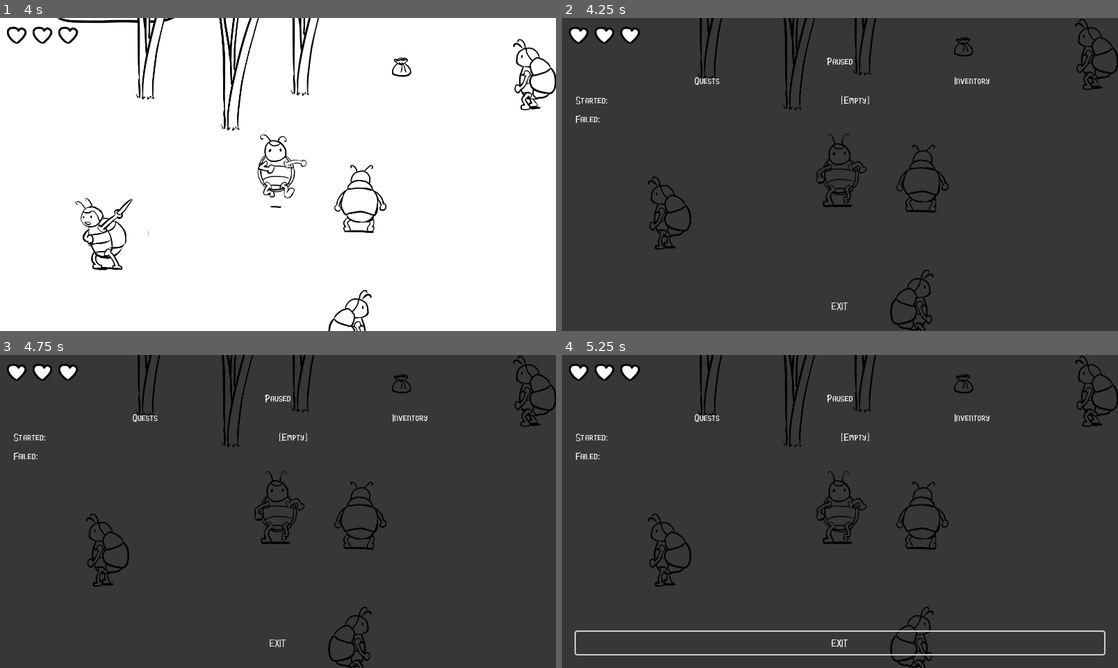
Above: before the commit, frames 1-4 (two rows, left to right).
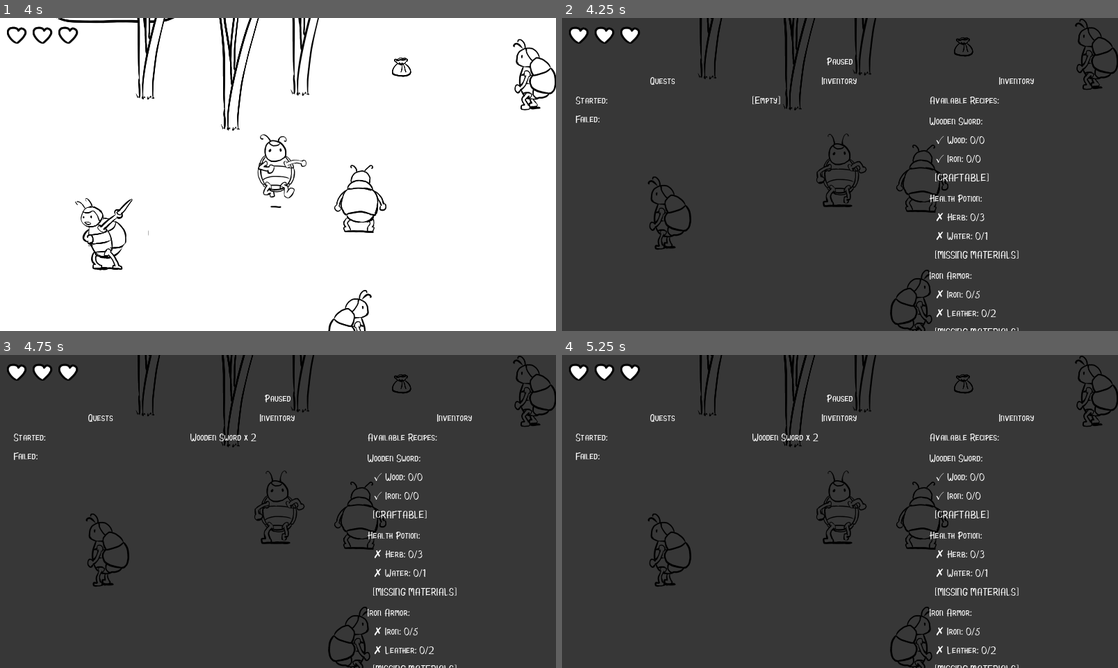
Above: after the commit, the same moments.

Repository: AlexandraMihalevschi/Game_TM_3
Game: Godot game, scene res://scenes/levels/outside2.tscn
The game is run twice, just before and just after one commit, with the same random seed, the same clock (stepped at 60 frames per second) and the same inputs. This scene is started directly instead of the project's main scene.
Inputs:
- Up to frame 1 (4 s): tap Enter at 0.5 s; hold Up (move_up) 0.53-2.03 s; tap C at 0.6, 1.55, 2.3, 3.05, 3.6 s; tap Ctrl (attack) at 1.35 s; hold E (interact) 2.03-2.78 s; hold Left (move_left) 2.03-3.53 s; tap Space (roll) at 2.85 s; hold Down (move_down) from 3.53 s (still down)
- Up to frame 2 (4.25 s): keep holding Down (move_down); tap Escape (pause) at 4.15 s
- Up to frame 3 (4.75 s): release Down (move_down) at 4.28 s; hold Right (move_right) from 4.28 s (still down); tap C at 4.35 s
- Up to frame 4 (5.25 s): tap Space (roll) at 5 s; release Right (move_right) at 5.03 s; hold Up (move_up) from 5.03 s (still down); tap Ctrl (attack) at 5.1 s

Frame 1 is identical in both runs. In frame 2, 1.8% of the frame differs, in the area x 15-85%, y 18-100%; in frame 3, 1.8%; in frame 4, 2.7%, in the area x 2-98%, y 18-100%.

Commit message:
implement the crafting logic and random loot from enemies

Diff:
--- a/scenes/characters/Enemy.gd
+++ b/scenes/characters/Enemy.gd
@@ -129,7 +129,21 @@
 	var despawn_particles = despawn_fx.instantiate()
 	get_parent().add_child(despawn_particles)
 	despawn_particles.global_position = global_position
-	if has_node("item_spawner"):
-		get_node("item_spawner").spawn()
+	var count = randi() % 5
+	if count == 0:
+		if has_node("item_spawner"):
+			get_node("item_spawner").spawn()
+	elif count == 1:
+		if has_node("item_spawner5"):
+			get_node("item_spawner5").spawn()
+	elif count == 2:
+		if has_node("item_spawner2"):
+			get_node("item_spawner2").spawn()
+	elif count == 3:
+		if has_node("item_spawner3"):
+			get_node("item_spawner3").spawn()
+	else:
+		if has_node("item_spawner4"):
+			get_node("item_spawner4").spawn()
 	queue_free()
 	pass
--- a/scenes/characters/Enemy.tscn
+++ b/scenes/characters/Enemy.tscn
@@ -1220,7 +1220,23 @@
 shape = SubResource("18")
 
 [node name="item_spawner" parent="." instance=ExtResource("3")]
-item_type = "Bandit Head"
+item_type = "Wood"
+amount = 3
+
+[node name="item_spawner2" parent="." instance=ExtResource("3")]
+item_type = "Iron"
+amount = 3
+
+[node name="item_spawner3" parent="." instance=ExtResource("3")]
+item_type = "Herb"
+
+[node name="item_spawner4" parent="." instance=ExtResource("3")]
+item_type = "Water"
+amount = 3
+
+[node name="item_spawner5" parent="." instance=ExtResource("3")]
+item_type = "Leather"
+amount = 3
 
 [connection signal="timeout" from="state_changer" to="." method="_on_state_changer_timeout"]
 [connection signal="area_entered" from="hurtbox" to="." method="_on_hurtbox_area_entered" flags=3]
--- a/scenes/misc/Stats.gd
+++ b/scenes/misc/Stats.gd
@@ -1,11 +1,19 @@
 extends PanelContainer
 
 var enabled = false
+
+# Crafting recipes
+var crafting_recipes = {
+	"Wooden Sword": {"Wood": 0, "Iron": 0},
+	"Health Potion": {"Herb": 3, "Water": 1},
+	"Iron Armor": {"Iron": 5, "Leather": 2},
+}
 
 func _ready():
 	Globals.save_game()
 	get_tree().set_auto_accept_quit(false)
 	hide()
+	print("Crafting system initialized")  # Debug
 
 func _input(event):
 	if event.is_action_pressed("pause"):
@@ -14,36 +22,134 @@
 		get_tree().paused = enabled
 		if enabled:
 			grab_focus()
-			_update_quest_listing()
-			_update_item_listing()
+			update_all_displays()
+			print("Menu opened")  # Debug
 
-func _update_quest_listing():
-	var text = ""
-	text += "Started:\n"
+	# Explicit check for C key (not just "craft" action)
+	if enabled and (event.is_action_pressed("craft") or (event is InputEventKey and event.keycode == KEY_C)):
+		print("C key pressed")  # Debug
+		attempt_crafting()
+
+func update_all_displays():
+	update_quest_listing()
+	update_item_listing()
+	update_crafting_listing()
+
+func attempt_crafting():
+	print("Attempting to craft...")  # Debug
+	var craftable_item = get_first_craftable_item()
+
+	if craftable_item:
+		print("Found craftable item: ", craftable_item)  # Debug
+		craft_item(craftable_item)
+	else:
+		print("No craftable items found")  # Debug
+		# Print inventory for debugging
+		print("Current inventory: ", Inventory.list())
+		# Print required materials for debugging
+		for recipe in crafting_recipes:
+			print("Recipe ", recipe, " requires: ", crafting_recipes[recipe])
+
+
+func update_quest_listing():
+	var text = "Started:\n"
 	for quest in Quest.list(Quest.STATUS.STARTED):
 		text += "  %s\n" % quest
 	text += "Failed:\n"
 	for quest in Quest.list(Quest.STATUS.FAILED):
 		text += "  %s\n" % quest
+	$VBoxContainer/HBoxContainer/Quests/Details.text = text
 
-	$VBoxContainer/HBoxContainer/Quests/Details.text = text
-	pass
-
-func _update_item_listing():
+func update_item_listing():
 	var text = ""
 	var inventory = Inventory.list()
+
 	if inventory.is_empty():
-		text += "[Empty]"
-	for item in inventory:
-		text += "%s x %s\n" % [item, inventory[item]]
+		text = "[Empty]"
+	else:
+		for item in inventory:
+			text += "%s x %s\n" % [item, inventory[item]]
+
 	$VBoxContainer/HBoxContainer/Inventory/Details.text = text
-	pass
+
+func update_crafting_listing():
+	var text = "Available Recipes:\n\n"
+	var inventory = Inventory.list()
+
+	for recipe_name in crafting_recipes:
+		var recipe = crafting_recipes[recipe_name]
+		var can_craft = true
+		var recipe_text = recipe_name + ":\n"
+
+		# Check materials
+		for material in recipe:
+			var required = recipe[material]
+			var available = inventory.get(material, 0)
+
+			if available >= required:
+				recipe_text += "  ✓ %s: %d/%d\n" % [material, available, required]
+			else:
+				recipe_text += "  ✗ %s: %d/%d\n" % [material, available, required]
+				can_craft = false
+
+		recipe_text += "  [CRAFTABLE]\n" if can_craft else "  [MISSING MATERIALS]\n"
+		text += recipe_text + "\n"
+
+	$VBoxContainer/HBoxContainer/Crafting/Details.text = text
 
 
+func craft_item(item_name: String):
+	print("Trying to craft: ", item_name)  # Debug
+	if not crafting_recipes.has(item_name):
+		print("Error: Recipe not found")
+		return false
 
-func _on_Exit_pressed():
+	var recipe = crafting_recipes[item_name]
+	print("Recipe requirements: ", recipe)  # Debug
+
+	# Verify materials
+	for material in recipe:
+		var available = Inventory.list().get(material, 0)
+		print("Checking ", material, ": have ", available, " need ", recipe[material])  # Debug
+		if available < recipe[material]:
+			print("Craft failed: Not enough ", material)
+			return false
+
+	# Remove materials
+	for material in recipe:
+		Inventory.remove_item(material, recipe[material])
+		print("Removed ", recipe[material], " ", material)  # Debug
+
+	# Add crafted item
+	Inventory.add_item(item_name, 1)
+	print("Added 1 ", item_name)  # Debug
+
+	# Update UI
+	update_all_displays()
+	return true
+
+func get_first_craftable_item():
+	print("Checking for craftable items...")  # Debug
+	var inventory = Inventory.list()
+
+	for recipe_name in crafting_recipes:
+		var can_craft = true
+		var recipe = crafting_recipes[recipe_name]
+
+		for material in recipe:
+			if inventory.get(material, 0) < recipe[material]:
+				can_craft = false
+				break
+
+		if can_craft:
+			print("Can craft: ", recipe_name)  # Debug
+			return recipe_name
+
+	print("No craftable items found")  # Debug
+	return null
+
+func on_Exit_pressed():
 	quit_game()
-	pass # Replace with function body.
 
 func _notification(what):
 	if what == NOTIFICATION_WM_CLOSE_REQUEST:
--- a/scenes/misc/Stats.tscn
+++ b/scenes/misc/Stats.tscn
@@ -74,6 +74,24 @@
 text = "Item 1
 "
 
+[node name="Crafting" type="VBoxContainer" parent="VBoxContainer/HBoxContainer"]
+layout_mode = 2
+size_flags_horizontal = 3
+
+[node name="Title" type="Label" parent="VBoxContainer/HBoxContainer/Crafting"]
+layout_mode = 2
+theme_override_fonts/font = ExtResource("2")
+text = "Inventory"
+horizontal_alignment = 1
+
+[node name="Details" type="Label" parent="VBoxContainer/HBoxContainer/Crafting"]
+layout_mode = 2
+size_flags_horizontal = 3
+size_flags_vertical = 3
+theme_override_fonts/font = ExtResource("3")
+text = "Item 1
+"
+
 [node name="Exit" type="Button" parent="VBoxContainer"]
 layout_mode = 2
 theme_override_fonts/font = ExtResource("2")
--- a/scenes/misc/UI.tscn
+++ b/scenes/misc/UI.tscn
@@ -18,11 +18,8 @@
 [node name="UI" type="CanvasLayer"]
 
 [node name="Dialog_box" parent="." instance=ExtResource("1")]
-anchors_preset = 12
-expand_mode = 1
 
 [node name="Stats" parent="." instance=ExtResource("2")]
-anchors_preset = 15
 
 [node name="Status_text" parent="." instance=ExtResource("3")]
 visible = false
